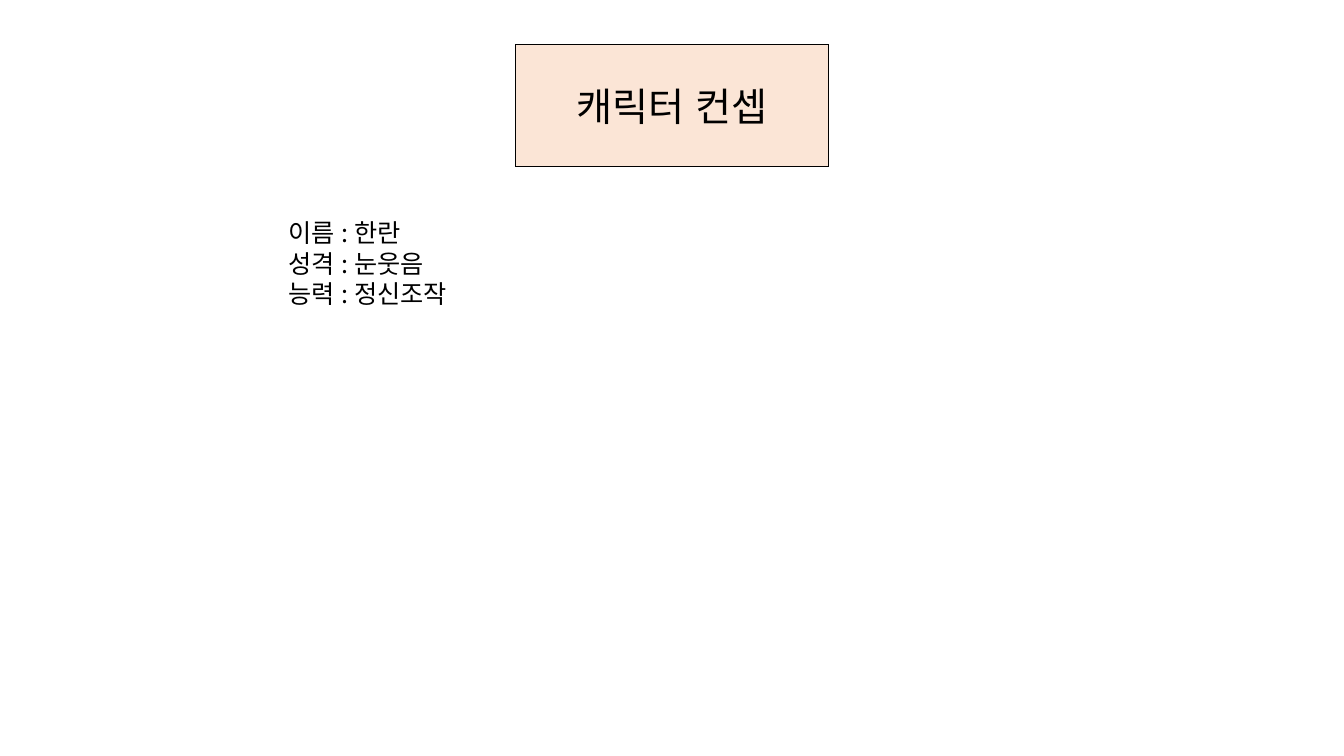
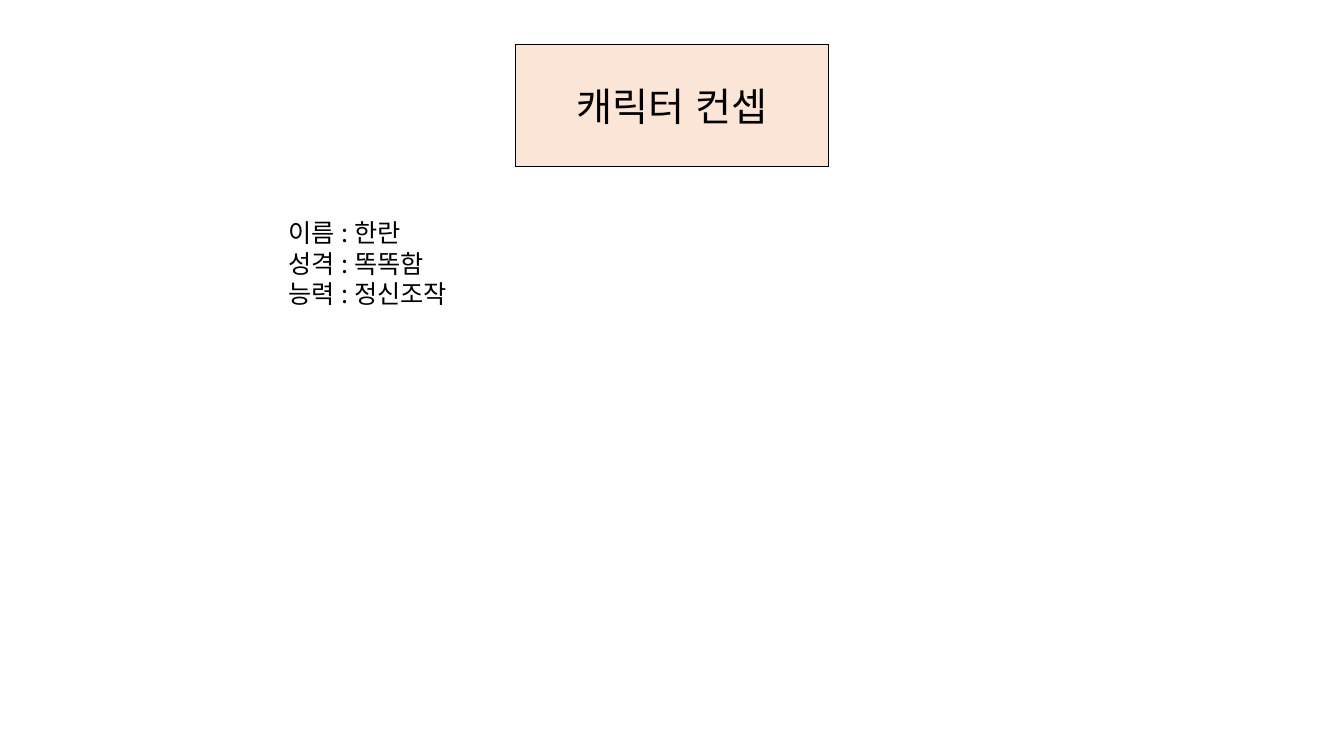
Before and after one commit to Sneer1/Project_KITRI, a slide deck: slide 6 of 워크플로우 및 게임 기획서.pptx. Drawn at 1344x756 pixels with LibreOffice and Linux fonts; fonts in the diff are those of the drawing. Boxes give left, top, right and bottom in pixels: in the first picture for what was removed or moved away, otherwise in the second. Text is boxed around its words. In the diff, an @@ line names an element or a change of style, - is before the commit and + after.

Commit message:
성격바꿈

```diff
--- a/워크플로우 및 게임 기획서.pptx
+++ b/워크플로우 및 게임 기획서.pptx
@@ text at box(288, 252, 424, 275): text changed @@
-성격 : 눈웃음
+성격 : 똑똑함
```
Also in this commit, not shown: 2 other slides changed.
